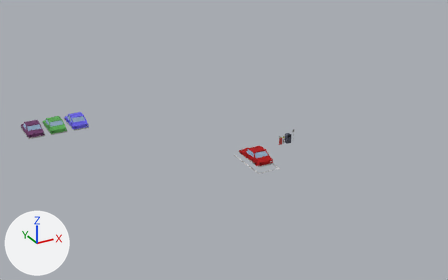
Renders of the Blender file Assets/_Game/assets.blend from each side of a commit.
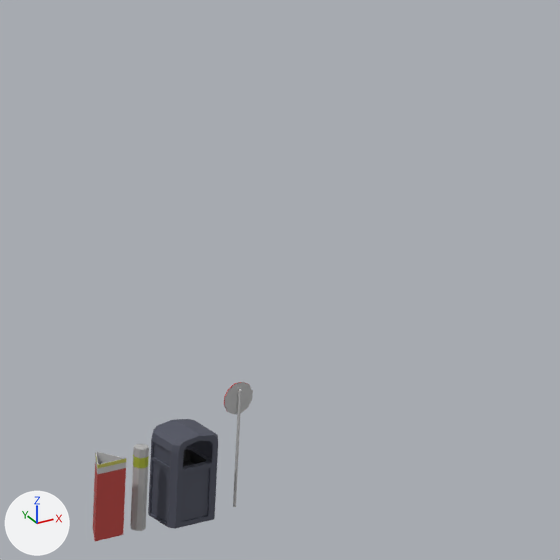
The first picture shows the older version from a 50 mm lens placed at (-27.4, -38.9, 22.0), pointed at (-3.7, 4.2, 0.5). The close-ups show the older and then the newer version on the part from 60% to 73% of the width and 33% to 52% of the height of that picture. Only the edits that show in the close-ups are written down. The lights are fixed; the arrows at lower left show +X, +Y and +Z.

In view in the first close-up: 'Bin', 'Bollard', 'Sale Bollard Cover', 'Speed Sign'.
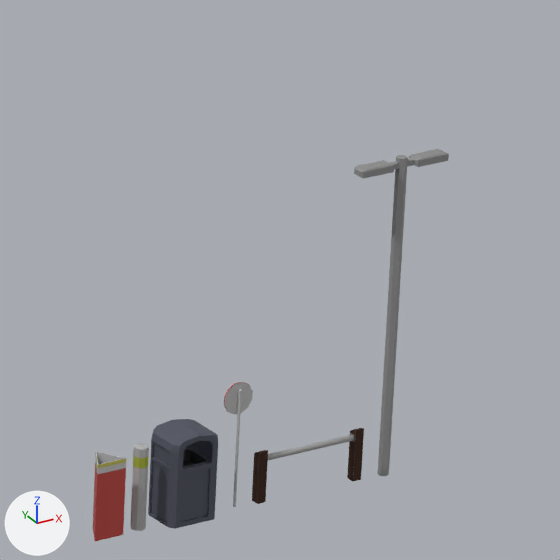
The change, as a diff of the scene's bpy script:
```diff
--- a/Assets/_Game/assets.blend.py
+++ b/Assets/_Game/assets.blend.py
@@ img_low_fence @@
+img_low_fence = load_image('Low Fence', 'Props/Low Fence/LowFence.png', 1024, 1024, 'sRGB')
@@ mat_parkinglamp @@
+mat_parkinglamp = principled_material('ParkingLamp')
+mat_parkinglamp.base_color = (0.283, 0.283, 0.283)  # grey #919191
+mat_parkinglamp.roughness = 0.759
@@ mat_low_fence @@
+mat_low_fence = principled_material('Low Fence')
+mat_low_fence.texture = img_low_fence
+mat_low_fence.roughness = 0.864
@@ me_cylinder_004 @@
+me_cylinder_004.from_pydata(...)  # 36 vertices, 30 faces, 1 loose edge; spans x -0.46..0.0, y -0.07..0.07, z -0.06..2.93
+me_cylinder_004.materials.append(mat_parkinglamp)  # grey #919191
@@ me_cylinder @@
+me_cylinder.from_pydata(...)  # 48 vertices, 41 faces; spans x -0.552..0.0, y -0.043..0.043, z -0.015..0.475
+me_cylinder.materials.append(mat_low_fence)  # picture img_low_fence
@@ ob_cylinder_001 @@
+ob_cylinder_001 = bpy.data.objects.new('Cylinder.001', me_cylinder_004)
+ob_cylinder_001.location = (3.6, 2.0, 0.0)
+_m = ob_cylinder_001.modifiers.new('Mirror', 'MIRROR')
@@ ob_cylinder @@
+ob_cylinder = bpy.data.objects.new('Cylinder', me_cylinder)
+ob_cylinder.location = (2.744, 1.957, 0.0)
+_m = ob_cylinder.modifiers.new('Mirror', 'MIRROR')
```

Boxes (x1, y1, x2, y2) around the edits, measured in the close-ups (560 x 560 px):
'Cylinder.001', added
    after: (354, 149, 449, 476)
'Cylinder', added (brown)
    after: (252, 428, 364, 504)
